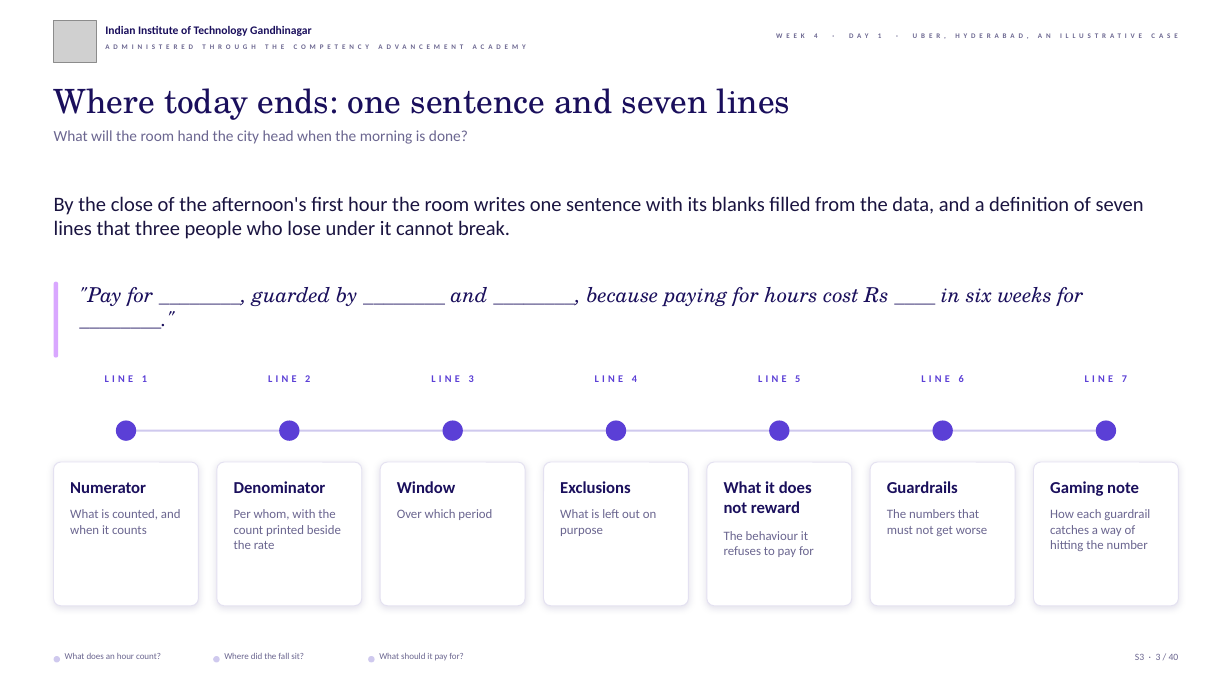
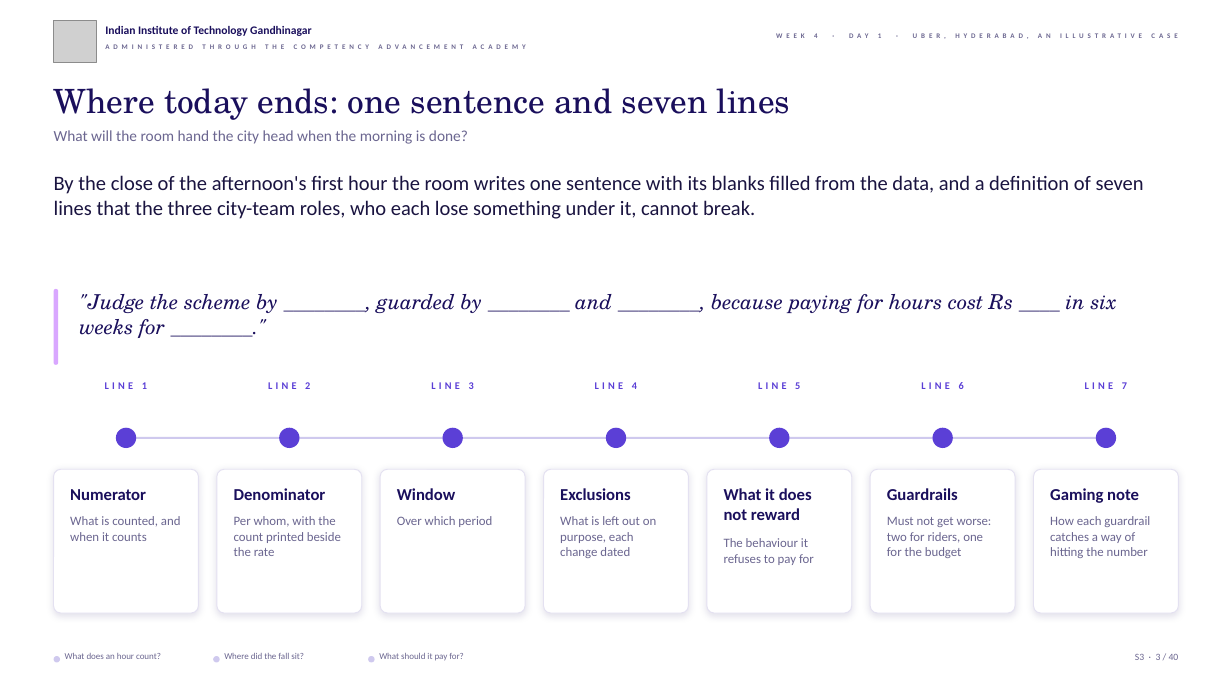
Before and after one commit to fde-academy-lab/c2-content-factory, a slide deck: slide 3 of content/W04/D1/slides/C2_W04_D01_half1_STUDENT.pptx. Drawn at 1232x693 pixels with LibreOffice and Linux fonts; fonts in the diff are those of the drawing; grey boxes stand for pictures; background and template pictures are left out. Boxes give left, top, right and bottom in pixels: in the first picture for what was removed or moved away, otherwise in the second. Text is boxed around its words. In the diff, an @@ line names an element or a change of style, - is before the commit and + after.

```diff
--- a/content/W04/D1/slides/C2_W04_D01_half1_STUDENT.pptx
+++ b/content/W04/D1/slides/C2_W04_D01_half1_STUDENT.pptx
@@ text at [54, 175, 1144, 219]: text changed @@
-By the close of the afternoon's first hour the room writes one sentence with its blanks filled from the data, and a definition of seven lines that three people who lose under it cannot break.
+By the close of the afternoon's first hour the room writes one sentence with its blanks filled from the data, and a definition of seven lines that the three city-team roles, who each lose something under it, cannot break.
@@ text at [79, 294, 1117, 338]: text changed @@
-"Pay for ________, guarded by ________ and ________, because paying for hours cost Rs ____ in six weeks for ________."
+"Judge the scheme by ________, guarded by ________ and ________, because paying for hours cost Rs ____ in six weeks for ________."
@@ 12 texts, 7 ellipses, 1 rounded rectangle, 1 rectangle: place and size @@
-12 texts, 7 ellipses, 1 rounded rectangle, 1 rectangle at [54, 282, 1150, 557]
+12 texts, 7 ellipses, 1 rounded rectangle, 1 rectangle at [54, 289, 1150, 565]
@@ 7 texts, 7 rounded rectangles: place and size @@
-7 texts, 7 rounded rectangles at [54, 375, 1179, 606]
+7 texts, 7 rounded rectangles at [54, 382, 1179, 614]
@@ text at [560, 516, 656, 558]: text changed @@
-What is left out on purpose
+What is left out on purpose, each change dated
@@ text at [887, 517, 992, 558]: text changed @@
-The numbers that must not get worse
+Must not get worse: two for riders, one for the budget
```
Also in this commit, not shown: 25 other slides changed, 8 other files.
